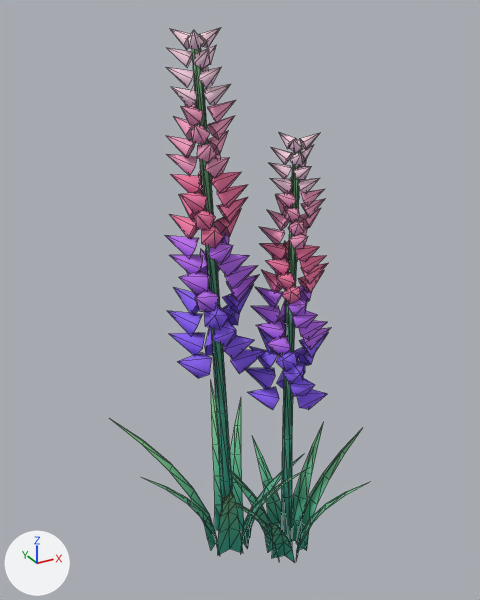
An edit to the glTF model shardlight/game/assets/models/verdant_flora/verdant_flower_lupine.glb, drawn before and after from the same camera.
Before and after are seen from a camera (50 mm lens) standing at (-0.737, -1.091, 1.272) and looking at (-0.081, 0.102, 0.675). The lights are fixed; the arrows at lower left show +X, +Y and +Z. The first picture is the older version. Mesh edges are drawn as thin lines. Vertices at exactly the same position are counted once.

Objects in the first picture: 'verdant_flower_lupine'.
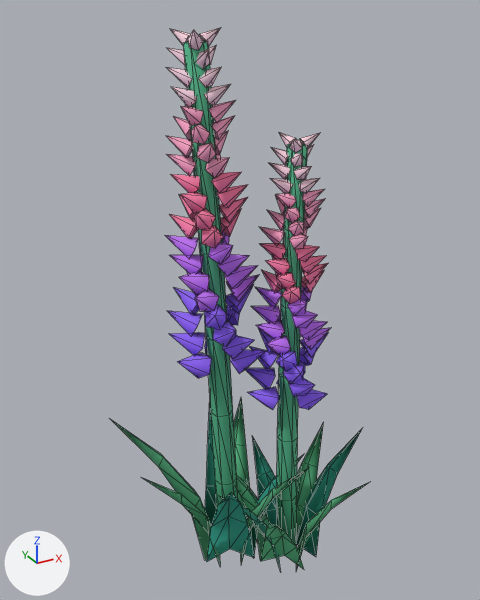
The newer file is also turned or shifted as a whole; pictures and numbers use the older file's frame.

What differs and where, as boxes [x1, y1, x2, y2] in the pictures (480 x 600 px):
'verdant_flower_lupine', reshaped
    before: [112, 27, 369, 562]
    after: [109, 27, 371, 571]
part 1 of me_verdant_flower_lupine, rebuilt (60% wider)
    before: [282, 150, 301, 547]
    after: [277, 144, 308, 546]
part 2 of me_verdant_flower_lupine, rebuilt (37% wider)
    before: [192, 48, 232, 504]
    after: [183, 40, 238, 507]
part 3 of me_verdant_flower_lupine, built on
    before: [112, 383, 369, 562]
    after: [109, 397, 371, 571]
part 4 of me_verdant_flower_lupine, recoloured
    before: [112, 34, 369, 562]
    after: [109, 34, 371, 571]

What the commit changed:
me_verdant_flower_lupine is used by ob_verdant_flower_lupine; location (0.0, 0.0, 0.0).
me_verdant_flower_lupine had 1028 vertices, 1012 faces and spanned x -0.365..0.205, y -0.181..0.327, z 0.0..1.241.
me_verdant_flower_lupine now has 944 vertices, 900 faces and spans x -0.365..0.205, y -0.181..0.327, z -0.006..1.241.
me_verdant_flower_lupine part 1: the loose piece of 42 vertices spanning x -0.018..0.012, y -0.014..0.018, z 0.004..1.027 is rebuilt with 42 vertices and now spans x -0.029..0.023, y -0.026..0.03, z 0.004..1.027.
me_verdant_flower_lupine part 2: the loose piece of 42 vertices spanning x -0.204..-0.103, y 0.048..0.109, z 0.004..1.218 is rebuilt with 42 vertices and now spans x -0.217..-0.091, y 0.034..0.122, z 0.004..1.22.
Part 3, on me_verdant_flower_lupine:
98 vertices are removed from x -0.252..0.107, y -0.101..0.22, z 0.051..0.248.
182 faces are deleted.
98 vertices move from x -0.304..0.151, y -0.137..0.268, z 0.0..0.32 to x -0.278..0.125, y -0.121..0.243, z -0.006..0.273.
14 vertices are added at x -0.201..0.079, y -0.083..0.176, z 0.079..0.134.
70 new faces join them.
me_verdant_flower_lupine part 4: 622 kept faces spanning x -0.365..0.205, y -0.181..0.327, z -0.006..1.241 get new vertex colours.
